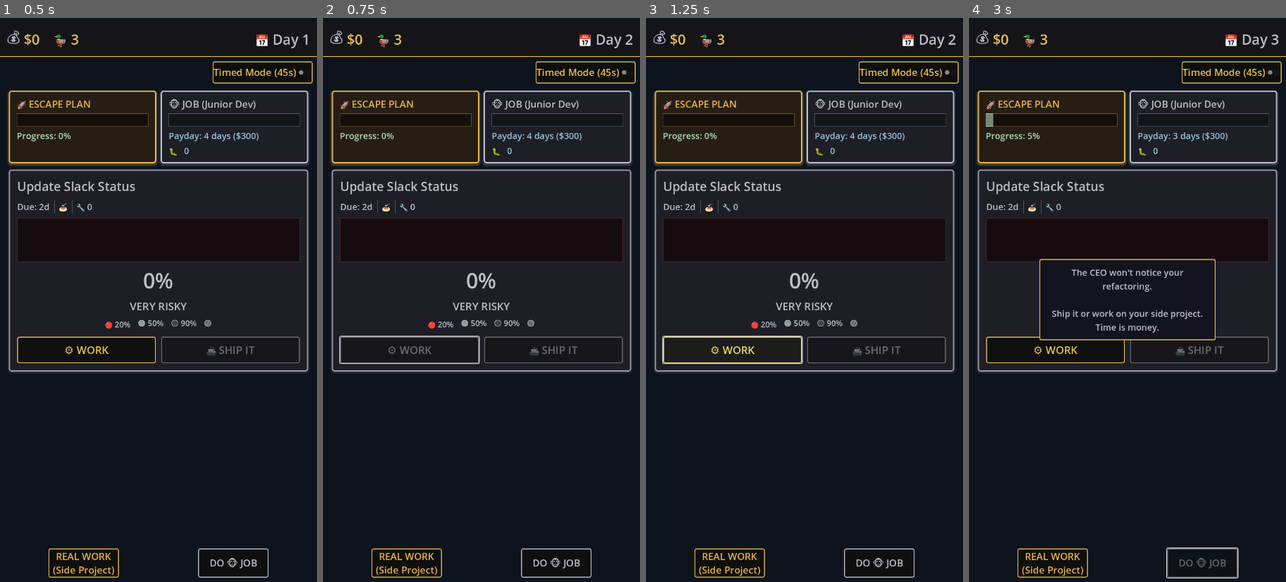
Above: before the commit, frames 1-4 (left to right).
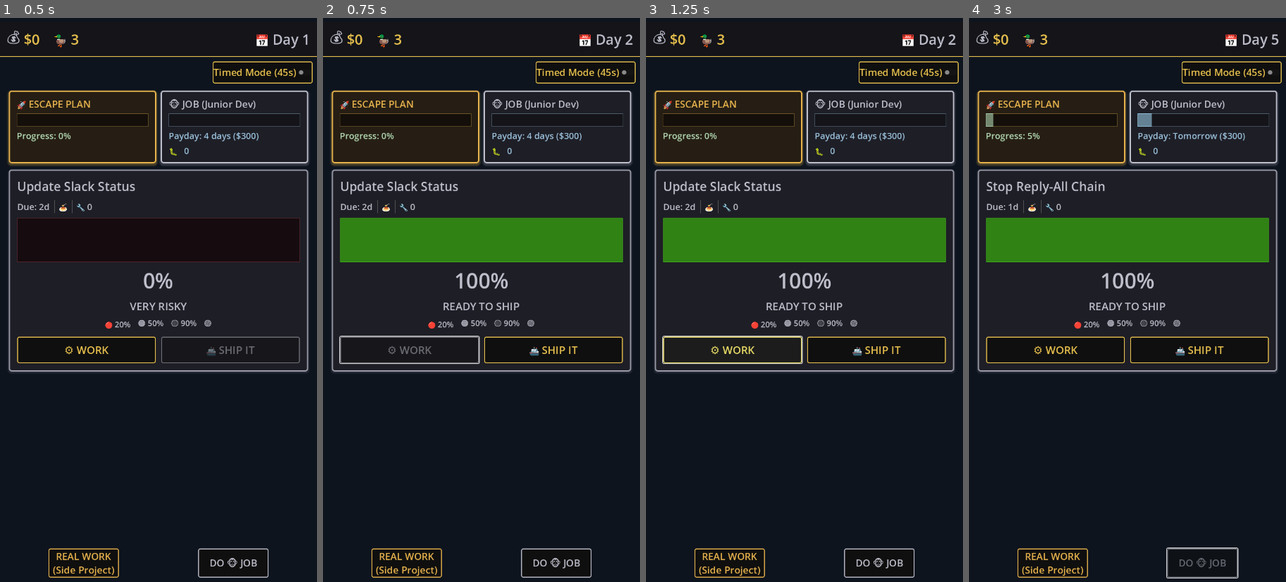
Above: after the commit, the same moments.

Repository: lmchoi/alt-f-this
Game: Godot game, scene res://scenes/game_ui.tscn
Same seed, same stepped clock (60 frames per second), same inputs: the game is played once before the commit and once after it.
Inputs (mouse positions are in pixels of both pictures, inside the frame that each line leads up to):
- Up to frame 1 (0.5 s): no input
- Up to frame 2 (0.75 s): click "⚙️ WORK" at 0.5 s
- Up to frame 3 (1.25 s): no input
- Up to frame 4 (3 s): click "REAL WORK (Side Project)" at 1.25 s; click (1200, 350) at 2 s, where only the run after the commit has a clickable "🚢 SHIP IT"; click "DO 🐵 JOB" at 2.75 s

Frame 1 is identical in both runs. In frame 2, 7.7% of the frame differs, in the area x 5-95%, y 35-62%; in frame 3, 7.7%; in frame 4, 9.4%, in the area x 5-98%, y 2-62%.

Commit message:
Fix: Connect to task's progress_changed signal
TaskPanelV2 wasn't listening to the task's progress_changed signal,
so the progress bar didn't update when work was done.

Now connects to progress_changed when task is updated (same as v1).

🤖 Generated with [Claude Code](https://claude.com/claude-code)

Co-Authored-By: Claude <noreply@anthropic.com>

Diff:
--- a/scenes/task_panel_v2.gd
+++ b/scenes/task_panel_v2.gd
@@ -39,6 +39,12 @@
 	ship_it_pressed.emit()
 
 func _on_task_updated(task: Task) -> void:
+	# Connect to the new task's progress_changed signal
+	task.progress_changed.connect(_on_progress_changed)
+	_update_display()
+
+func _on_progress_changed(new_progress: float) -> void:
+	# Update display when task progress changes
 	_update_display()
 
 func _update_display() -> void:
